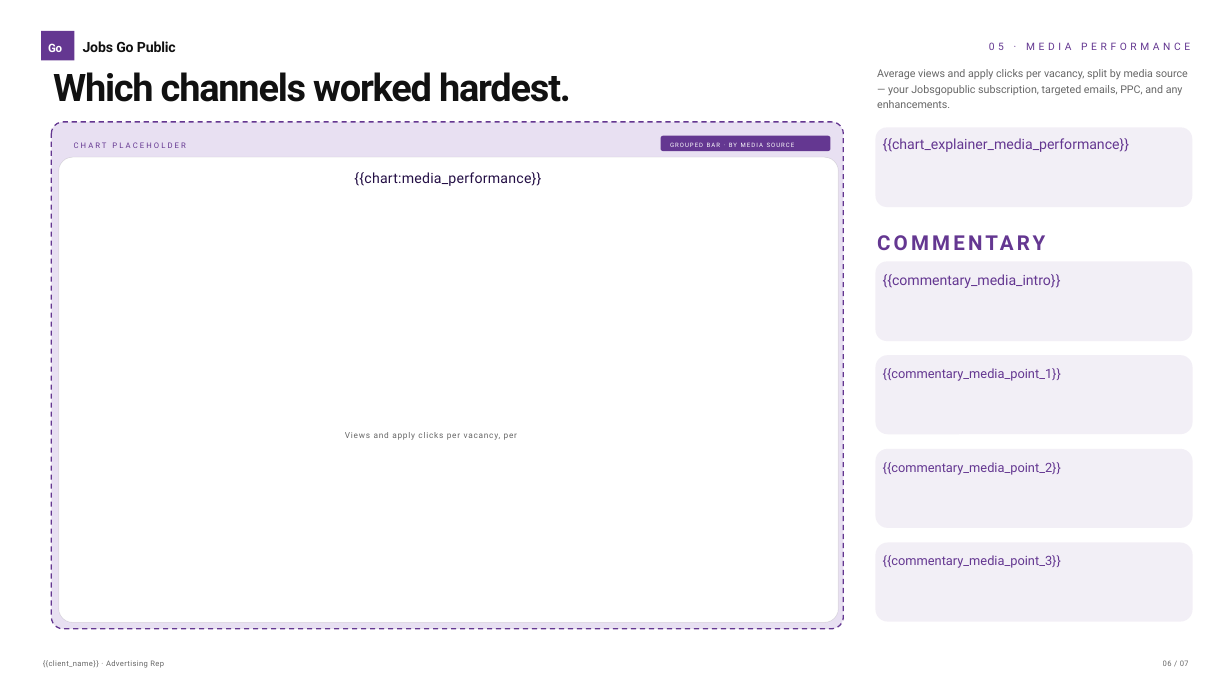
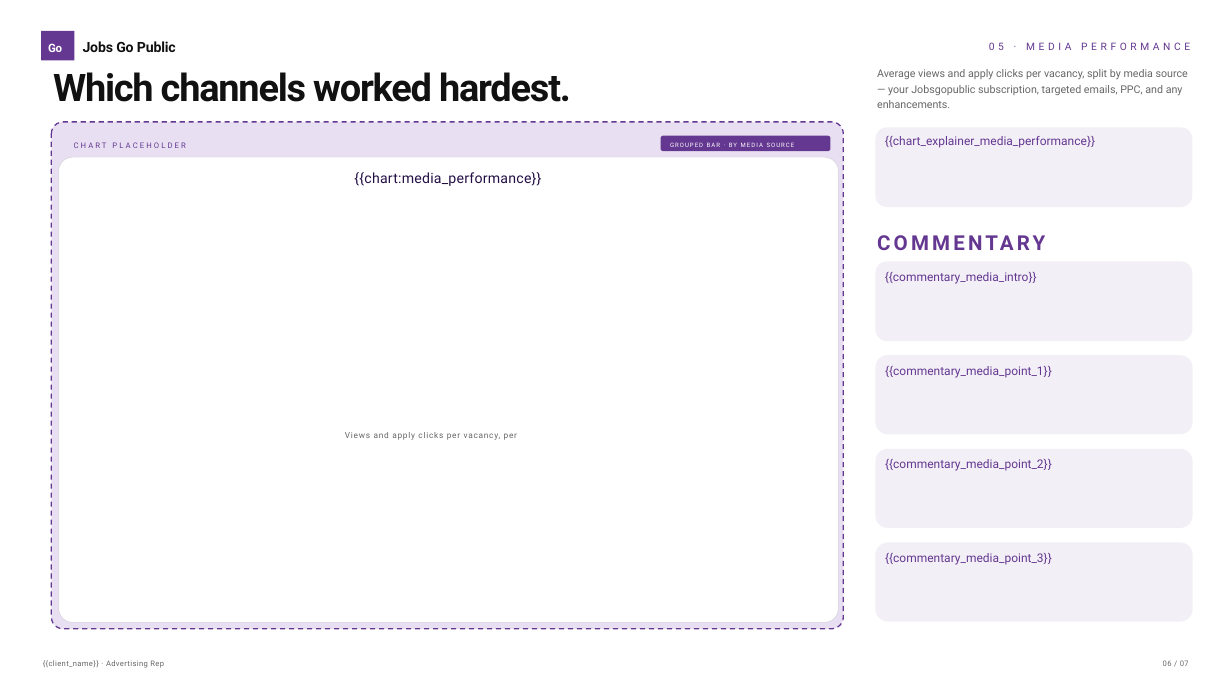
Before and after one commit to TomJordanJGP/job-performance-dashboard, a slide deck: slide 6 of Renewals.pptx. Drawn at 1232x693 pixels with LibreOffice and Linux fonts; fonts in the diff are those of the drawing. Boxes give left, top, right and bottom in pixels: in the first picture for what was removed or moved away, otherwise in the second. Text is boxed around its words. In the diff, an @@ line names an element or a change of style, - is before the commit and + after.

```diff
--- a/Renewals.pptx
+++ b/Renewals.pptx
@@ text removed at (883,138,1130,152) @@
-{{chart_explainer_media_performance}}
@@ text in rounded rectangle at (885,136,1095,148): text added @@
+{{chart_explainer_media_performance}}
@@ text removed at (883,274,1061,288) @@
-{{commentary_media_intro}}
@@ text in rounded rectangle at (885,272,1037,284): text added @@
+{{commentary_media_intro}}
@@ text removed at (883,368,1061,381) @@
-{{commentary_media_point_1}}
@@ text in rounded rectangle at (885,366,1052,378): text added @@
+{{commentary_media_point_1}}
@@ text removed at (883,462,1061,475) @@
-{{commentary_media_point_2}}
@@ text in rounded rectangle at (885,459,1052,471): text added @@
+{{commentary_media_point_2}}
@@ text removed at (883,555,1061,568) @@
-{{commentary_media_point_3}}
@@ text in rounded rectangle at (885,553,1052,565): text added @@
+{{commentary_media_point_3}}
```
Also in this commit, not shown: 5 other slides changed.
